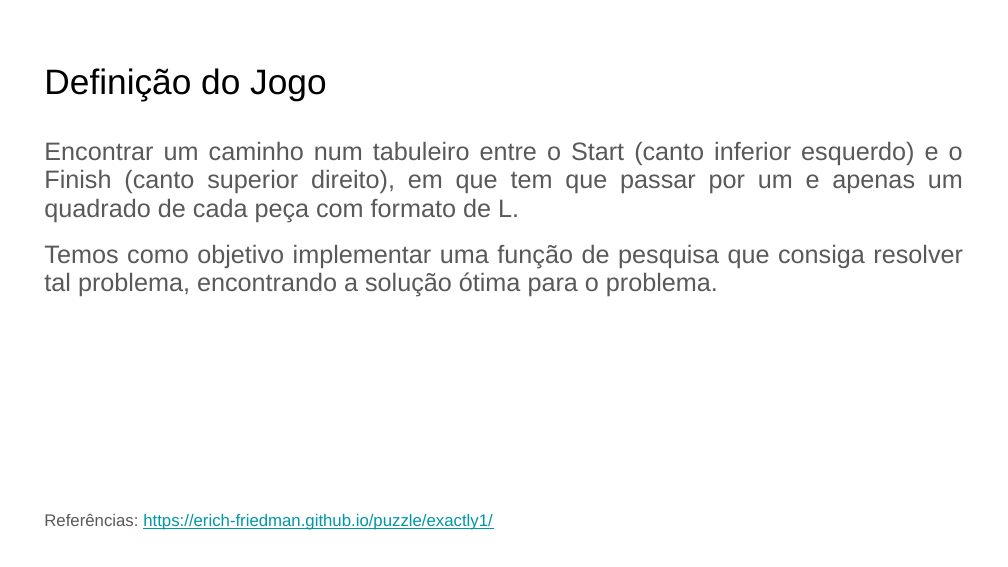
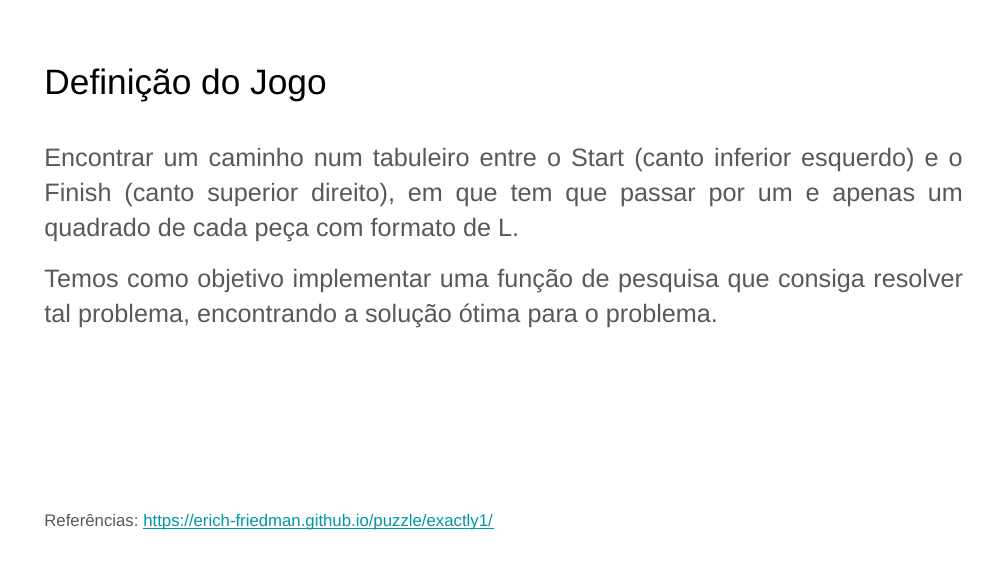
Before and after one commit to TiagoRodrigues-11/IART-feup2022, a slide deck: slide 2 of docs/IART Maze.pptx. Drawn at 1008x567 pixels with LibreOffice and Linux fonts; fonts in the diff are those of the drawing. Boxes give left, top, right and bottom in pixels: in the first picture for what was removed or moved away, otherwise in the second. Text is boxed around its words. In the diff, an @@ line names an element or a change of style, - is before the commit and + after.

```diff
--- a/docs/IART Maze.pptx
+++ b/docs/IART Maze.pptx
@@ text "Encontrar um caminho num tabuleiro ..." at (44,147,963,328): line spacing 0.95 to 1.15 @@
```
Also in this commit, not shown: 2 other slides changed, 1 other file.
